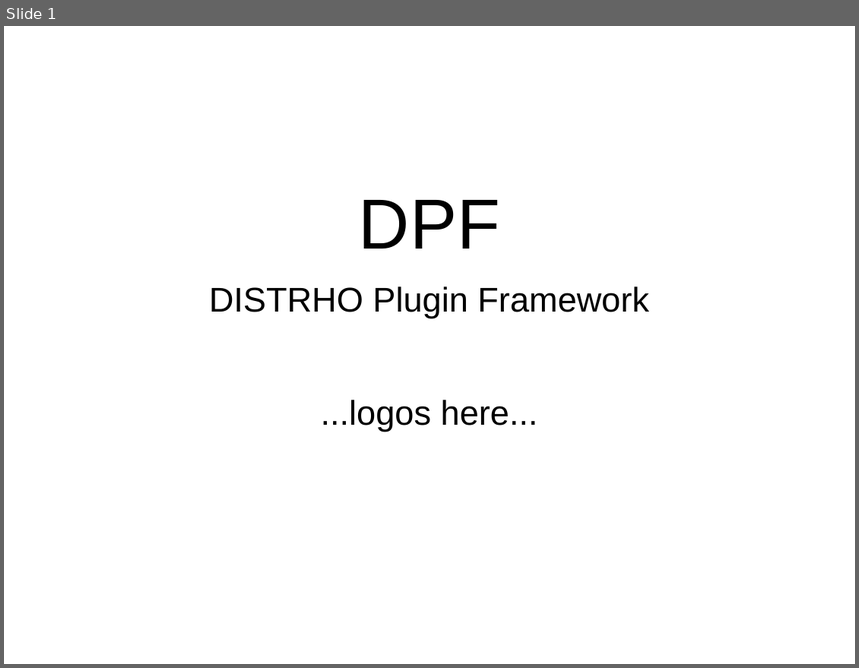
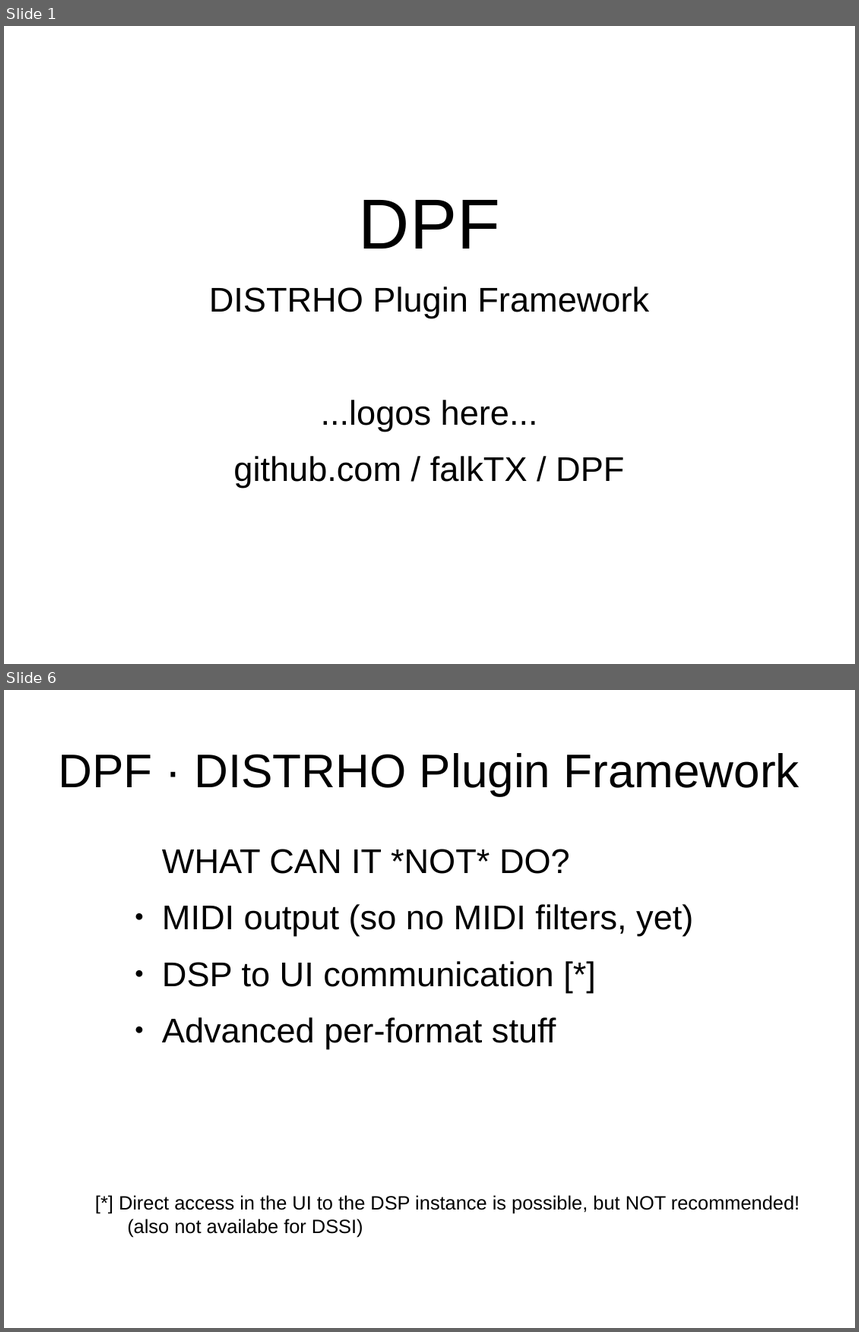
Before and after one commit to DISTRHO/DPF, a slide deck: lac/2014-small-talk.odp. Shown one above the other, each under a label of ours: slide 1 before the commit, slides 1 and 6 after it; the slides between them are not shown. The pictures are 859x668 and 859x1332 pixels, drawn with LibreOffice and Linux fonts; fonts in the diff are those of the drawing. Boxes give left, top, right and bottom in pixels: in the first picture for what was removed or moved away, otherwise in the second. Text is boxed around its words. In the diff, an @@ line names an element or a change of style, - is before the commit and + after.

```diff
--- a/lac/2014-small-talk.odp
+++ b/lac/2014-small-talk.odp
@@ slide 6 added at [4, 690, 855, 1328], background #FFFFFF @@
@@ title added at [58, 753, 800, 796], 44 pt, text #000000 @@
+DPF · DISTRHO Plugin Framework
@@ text added at [162, 849, 693, 1049], 32 pt, text #000000 @@
+WHAT CAN IT *NOT* DO?
+● MIDI output (so no MIDI filters, yet)
+● DSP to UI communication [*]
+● Advanced per-format stuff
@@ title added at [119, 1195, 800, 1237], 18 pt, text #000000 @@
+[*] Direct access in the UI to the DSP instance is possible, but NOT recommended!
+(also not availabe for DSSI)
@@ slide 1 changed as well @@
@@ text at [234, 456, 624, 488]: paragraph added @@
+github.com / falkTX / DPF
```
Also in this commit, not shown: 7 other slides added, 1 slide removed.
